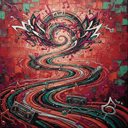
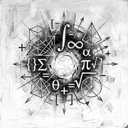
Comparing the layer stacks of the two 128x128 images. Changes:
added layer "Layer 28" above "Group 12" over left=0, top=0, right=128, bottom=128
